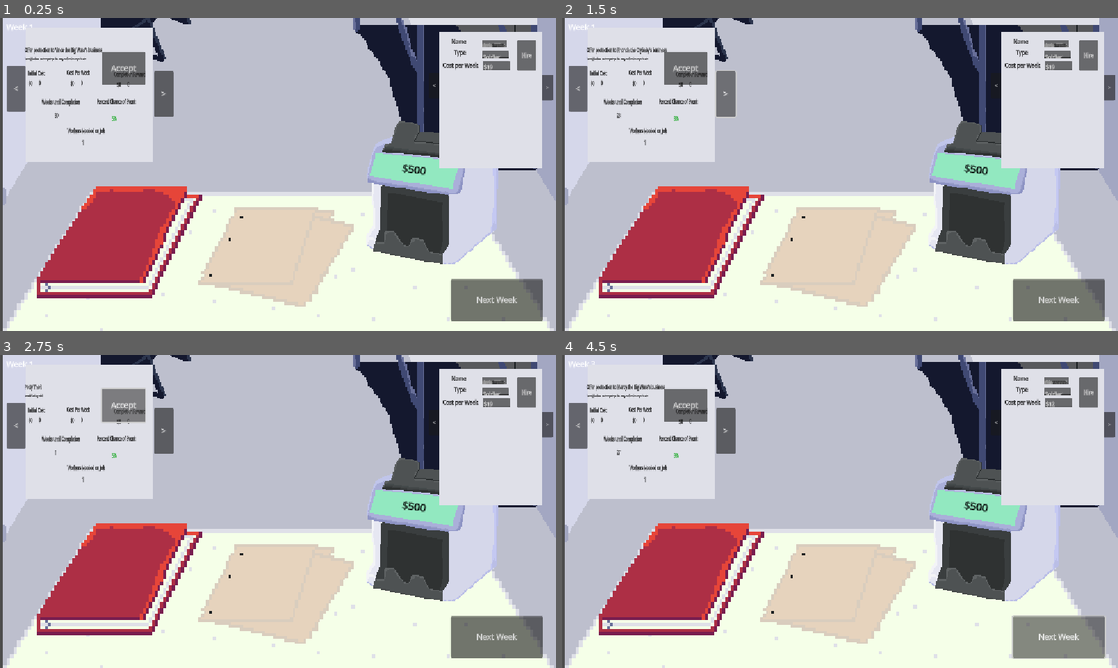
Above: before the commit, frames 1-4 (two rows, left to right).
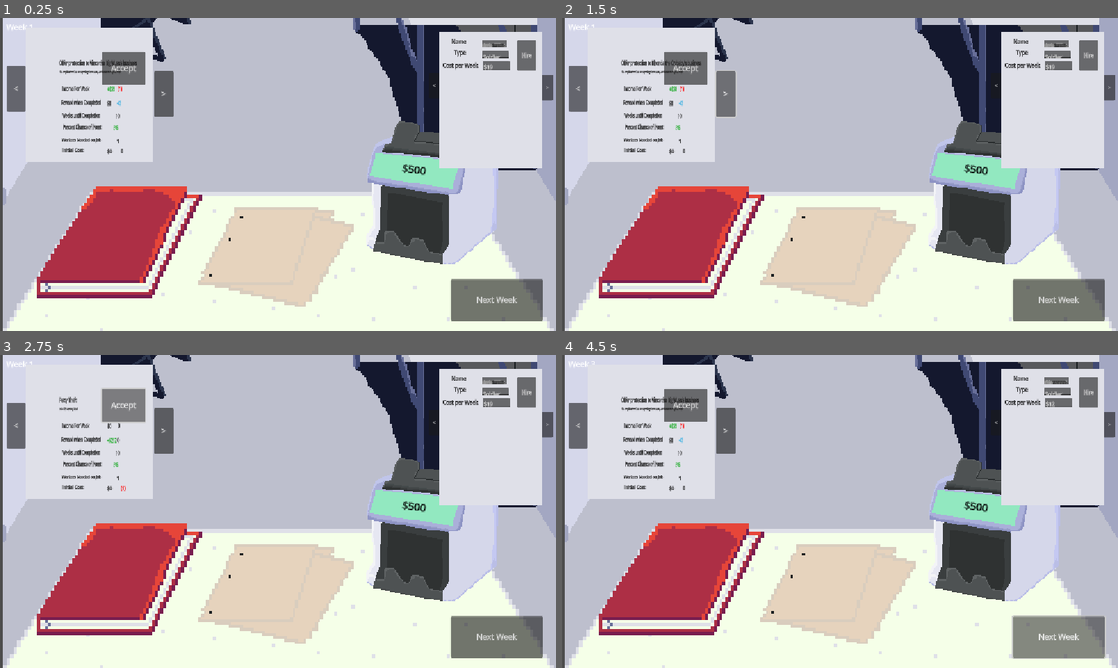
Above: after the commit, the same moments.

Repository: deruitda/ludum-dare-58
Game: Godot game, scene res://main.tscn
The game is run twice, just before and just after one commit, with the same random seed, the same clock (stepped at 60 frames per second) and the same inputs.
Inputs:
- Up to frame 1 (0.25 s): no input
- Up to frame 2 (1.5 s): click "<" at 0.5 s; click ">" at 1.25 s
- Up to frame 3 (2.75 s): click "Accept" at 2 s
- Up to frame 4 (4.5 s): click "Accept" at 2.75 s; click "Next Week" at 3.5 s; click "Next Week" at 4.25 s

The runs differ from the first frame. In frame 1, 1.4% of the frame differs, in the area x 4-27%, y 9-44%; in frame 2, 1.4%; in frame 3, 1.0%; in frame 4, 1.4%.
Error after the commit: Invalid call. Nonexistent function 'set_income_stream' in base 'Nil'. (res://managers/IncomeStreamsManagers/potential_income_stream_manager.gd:30)

Commit message:
moving to potential income stream

Diff:
--- a/desk/potential_income_stream_binder.gd
+++ b/desk/potential_income_stream_binder.gd
@@ -3,7 +3,7 @@
 @export var paginator: Paginator
 @export var no_jobs_available_control: Control
 @export var jobs_available_control: Control
-@export var income_stream_view: IncomeStreamView
+@onready var potential_income_stream_view: PotentialIncomeStreamView = $JobsAvailableControl/PotentialIncomeStreamView
 
 func _ready() -> void:
 	PotentialIncomeStreamManager.income_stream_accepted.connect(_on_income_stream_accepted)
@@ -38,7 +38,7 @@
 func set_income_stream_view() -> void:
 	var has_items = paginator.has_items()
 	if paginator.has_items():
-		income_stream_view.set_income_stream(paginator.get_current_item() as IncomeStream)
+		potential_income_stream_view.set_income_stream(paginator.get_current_item() as IncomeStream)
 
 func _on_accept_income_stream_button_button_up() -> void:
 	PotentialIncomeStreamManager.accept_income_stream_by_index(paginator.current_index)
--- a/desk/potential_income_stream_binder.tscn
+++ b/desk/potential_income_stream_binder.tscn
@@ -4,14 +4,13 @@
 [ext_resource type="PackedScene" uid="uid://dbwt8k6axdtsr" path="res://ui/paper.tscn" id="2_2rux7"]
 [ext_resource type="PackedScene" uid="uid://bq8o5jne4yws1" path="res://utilities/paginator.tscn" id="3_1accn"]
 [ext_resource type="LabelSettings" uid="uid://djkpwc0lasqli" path="res://desk/Resumes/resume_label.tres" id="4_koybo"]
-[ext_resource type="PackedScene" uid="uid://euex01opw2ii" path="res://ui/income_stream_view.tscn" id="5_u46w4"]
+[ext_resource type="PackedScene" uid="uid://p2oglqfj1668" path="res://ui/potential_income_stream_view.tscn" id="5_2rux7"]
 
-[node name="PotentialIncomeStreamBinder" type="Node2D" node_paths=PackedStringArray("paginator", "no_jobs_available_control", "jobs_available_control", "income_stream_view")]
+[node name="PotentialIncomeStreamBinder" type="Node2D" node_paths=PackedStringArray("paginator", "no_jobs_available_control", "jobs_available_control")]
 script = ExtResource("1_41x14")
 paginator = NodePath("Paginator")
 no_jobs_available_control = NodePath("NoPotentialJobsControl")
 jobs_available_control = NodePath("JobsAvailableControl")
-income_stream_view = NodePath("JobsAvailableControl/IncomeStreamView")
 
 [node name="Paper" parent="." instance=ExtResource("2_2rux7")]
 
@@ -57,8 +56,7 @@
 offset_right = 83.0
 offset_bottom = -4.0
 
-[node name="IncomeStreamView" parent="JobsAvailableControl" instance=ExtResource("5_u46w4")]
-position = Vector2(-43, -15)
+[node name="PotentialIncomeStreamView" parent="JobsAvailableControl" instance=ExtResource("5_2rux7")]
 
 [node name="AcceptIncomeStreamButton" type="Button" parent="JobsAvailableControl"]
 layout_mode = 0
--- a/scenes/binder/individual_income_stream_page.tscn
+++ b/scenes/binder/individual_income_stream_page.tscn
@@ -1,10 +1,11 @@
-[gd_scene load_steps=6 format=3 uid="uid://og67qjuev08k"]
+[gd_scene load_steps=7 format=3 uid="uid://og67qjuev08k"]
 
 [ext_resource type="Script" uid="uid://d22do6aaw1qih" path="res://scenes/binder/individual_income_stream_page.gd" id="1_vns1v"]
 [ext_resource type="LabelSettings" uid="uid://djkpwc0lasqli" path="res://desk/Resumes/resume_label.tres" id="2_vns1v"]
 [ext_resource type="PackedScene" uid="uid://b5kfuahvbhjn1" path="res://ui/capacity_row.tscn" id="4_vns1v"]
 [ext_resource type="PackedScene" uid="uid://bwey7fsjlbv0i" path="res://scenes/binder/idle_event_view.tscn" id="5_dcgje"]
 [ext_resource type="LabelSettings" uid="uid://di5o3x4joi7mt" path="res://desk/Resumes/danger_label.tres" id="6_1om3t"]
+[ext_resource type="PackedScene" uid="uid://euex01opw2ii" path="res://ui/income_stream_view.tscn" id="6_midxx"]
 
 [node name="IndividualIncomeStreamPage" type="Control" node_paths=PackedStringArray("capacity_row")]
 layout_mode = 3
@@ -15,8 +16,8 @@
 
 [node name="VBoxContainer" type="Control" parent="."]
 anchors_preset = 0
-offset_left = 0.21499395
-offset_right = 139.53831
+offset_left = 0.4294948
+offset_right = 139.7528
 offset_bottom = 129.37003
 scale = Vector2(0.9433105, 1.0702332)
 
@@ -31,29 +32,6 @@
 text = "Debt Collection"
 label_settings = ExtResource("2_vns1v")
 vertical_alignment = 1
-
-[node name="HBoxContainer2" type="HBoxContainer" parent="VBoxContainer"]
-layout_mode = 0
-offset_left = 39.0
-offset_top = 26.0
-offset_right = 93.0
-offset_bottom = 32.0
-size_flags_horizontal = 4
-size_flags_vertical = 4
-
-[node name="WeeklyIncomeLabel" type="Label" parent="VBoxContainer/HBoxContainer2"]
-layout_mode = 2
-size_flags_horizontal = 4
-theme_override_colors/font_color = Color(0, 0, 0, 1)
-theme_override_font_sizes/font_size = 5
-text = "Weekly Income:"
-
-[node name="WeeklyIncomeValueLabel" type="Label" parent="VBoxContainer/HBoxContainer2"]
-layout_mode = 2
-size_flags_horizontal = 4
-theme_override_colors/font_color = Color(0, 0, 0, 1)
-theme_override_font_sizes/font_size = 5
-text = "$100"
 
 [node name="CapacityRow" parent="VBoxContainer" instance=ExtResource("4_vns1v")]
 custom_minimum_size = Vector2(50, 50)
@@ -100,6 +78,10 @@
 text = "This has been resolved!"
 label_settings = ExtResource("2_vns1v")
 
+[node name="IncomeStreamView" parent="VBoxContainer" instance=ExtResource("6_midxx")]
+position = Vector2(8.195501, 22.900906)
+scale = Vector2(0.108816534, 0.18626152)
+
 [node name="BackButton" type="Button" parent="."]
 layout_mode = 0
 offset_left = 3.865453
--- /dev/null
+++ b/ui/current_individual_income_stream_view.tscn
@@ -0,0 +1,8 @@
+[gd_scene load_steps=2 format=3 uid="uid://36t6gqwmuk66"]
+
+[ext_resource type="PackedScene" uid="uid://euex01opw2ii" path="res://ui/income_stream_view.tscn" id="1_t25uk"]
+
+[node name="CurrentIndividualIncomeStreamView" type="Node2D"]
+
+[node name="IncomeStreamView" parent="." instance=ExtResource("1_t25uk")]
+position = Vector2(13, 3)
--- a/ui/income_stream_view.gd
+++ b/ui/income_stream_view.gd
@@ -6,25 +6,18 @@
 @onready var name_label: Label = $Control2/NameLabel
 @onready var description_label: Label = $Control2/DescriptionLabel
 
-@onready var initial_cost_view: CostView = $Control/InitialCostControl/InitialCostView
 @onready var per_week_cost_view: CostView = $Control/PerWeekControl/PerWeekCostView
 @onready var completion_reward_control_view: CostView = $Control/CompletionRewardControl/CompletionRewardControlView
 
-@onready var weeks_left_value: Label = $Control/WeeksLeftValue
 
 @onready var percentage_label: PercentageLabel = $Control/PercentageLabel
-@onready var workers_needed_value: Label = $Control/WorkersNeededValue
 
 func set_income_stream(new_income_stream: IncomeStream):
 	income_stream = new_income_stream
 	name_label.text = income_stream.income_stream_name
 	description_label.text = income_stream.description
 
-	initial_cost_view.set_cost(new_income_stream.initial_cost)
 	per_week_cost_view.set_cost(income_stream.weekly_return_cost)
 	completion_reward_control_view.set_cost(income_stream.completed_return_cost)
 
-	weeks_left_value.text = str(income_stream.duration_in_weeks)
 	percentage_label.set_percentage(income_stream.percent_chance_of_event)
-
-	workers_needed_value.text = str(income_stream.capacity)
--- a/ui/income_stream_view.tscn
+++ b/ui/income_stream_view.tscn
@@ -44,29 +44,6 @@
 offset_right = 21.0
 offset_bottom = 65.0
 
-[node name="InitialCostControl" type="Control" parent="Control"]
-anchors_preset = 0
-offset_left = 8.0
-offset_top = 10.0
-offset_right = 48.0
-offset_bottom = 50.0
-
-[node name="IntialCostLabel" type="Label" parent="Control/InitialCostControl"]
-layout_mode = 0
-offset_left = 43.0
-offset_top = 34.0
-offset_right = 126.0
-offset_bottom = 57.0
-text = "Initial Cost"
-label_settings = ExtResource("2_b5ulf")
-
-[node name="InitialCostView" parent="Control/InitialCostControl" instance=ExtResource("3_4jaii")]
-layout_mode = 0
-offset_left = 47.0
-offset_top = 63.0
-offset_right = 47.0
-offset_bottom = 63.0
-
 [node name="PerWeekControl" type="Control" parent="Control"]
 anchors_preset = 0
 offset_left = 212.0
@@ -76,26 +53,26 @@
 
 [node name="PerWeekCostLabel" type="Label" parent="Control/PerWeekControl"]
 layout_mode = 0
-offset_left = 30.0
-offset_top = 32.0
-offset_right = 141.0
-offset_bottom = 55.0
-text = "Cost Per Week"
+offset_left = -164.79767
+offset_top = 40.515873
+offset_right = -53.79767
+offset_bottom = 63.515873
+text = "Income Per Week"
 label_settings = ExtResource("2_b5ulf")
 
 [node name="PerWeekCostView" parent="Control/PerWeekControl" instance=ExtResource("3_4jaii")]
 layout_mode = 0
-offset_left = 47.0
-offset_top = 63.0
-offset_right = 47.0
-offset_bottom = 63.0
+offset_left = 58.470806
+offset_top = 41.888885
+offset_right = 58.470806
+offset_bottom = 41.888885
 
 [node name="CompletionRewardControl" type="Control" parent="Control"]
 anchors_preset = 0
-offset_left = 439.0
-offset_top = 14.0
-offset_right = 479.0
-offset_bottom = 54.0
+offset_left = 11.949417
+offset_top = 57.380955
+offset_right = 51.949417
+offset_bottom = 97.38095
 
 [node name="CompletionRewardControlLabel" type="Label" parent="Control/CompletionRewardControl"]
 layout_mode = 0
@@ -103,64 +80,46 @@
 offset_top = 33.0
 offset_right = 143.0
 offset_bottom = 56.0
-text = "Completion Reward"
+text = "Reward when Completed"
 label_settings = ExtResource("2_b5ulf")
 
 [node name="CompletionRewardControlView" parent="Control/CompletionRewardControl" instance=ExtResource("3_4jaii")]
 layout_mode = 0
-offset_left = 47.0
-offset_top = 63.0
-offset_right = 47.0
-offset_bottom = 63.0
+offset_left = 256.1712
+offset_top = 35.698414
+offset_right = 256.1712
+offset_bottom = 35.698414
 
 [node name="WeeksLeftLabel" type="Label" parent="Control"]
 layout_mode = 0
-offset_left = 121.0
-offset_top = 126.0
-offset_right = 305.0
-offset_bottom = 149.0
+offset_left = 49.552536
+offset_top = 127.40477
+offset_right = 233.55254
+offset_bottom = 150.40477
 text = "Weeks until Completion"
 label_settings = ExtResource("2_b5ulf")
 
 [node name="WeeksLeftValue" type="Label" parent="Control"]
 layout_mode = 0
-offset_left = 182.0
-offset_top = 164.0
-offset_right = 290.0
-offset_bottom = 187.0
+offset_left = 310.4241
+offset_top = 128.77779
+offset_right = 418.4241
+offset_bottom = 151.77779
 text = "10"
-label_settings = ExtResource("2_b5ulf")
-
-[node name="WorkersNeededLabel" type="Label" parent="Control"]
-layout_mode = 0
-offset_left = 244.61868
-offset_top = 208.4127
-offset_right = 428.61868
-offset_bottom = 231.4127
-text = "Workers Needed on Job"
-label_settings = ExtResource("2_b5ulf")
-
-[node name="WorkersNeededValue" type="Label" parent="Control"]
-layout_mode = 0
-offset_left = 315.1245
-offset_top = 241.36508
-offset_right = 423.1245
-offset_bottom = 264.3651
-text = "1"
 label_settings = ExtResource("2_b5ulf")
 
 [node name="LabelForPercentage" type="Label" parent="Control"]
 layout_mode = 0
-offset_left = 387.0
-offset_top = 125.0
-offset_right = 571.0
-offset_bottom = 148.0
+offset_left = 51.90274
+offset_top = 160.35715
+offset_right = 239.90274
+offset_bottom = 183.35715
 text = "Percent Chance of Event"
 label_settings = ExtResource("2_b5ulf")
 
 [node name="PercentageLabel" parent="Control" instance=ExtResource("5_v03va")]
 layout_mode = 0
-offset_left = 460.0
-offset_top = 173.0
-offset_right = 500.0
-offset_bottom = 196.0
+offset_left = 298.67316
+offset_top = 161.73015
+offset_right = 338.67316
+offset_bottom = 184.73015
--- /dev/null
+++ b/ui/potential_income_stream_view.gd
@@ -0,0 +1,16 @@
+extends Node2D
+class_name PotentialIncomeStreamView
+
+@onready var income_stream: IncomeStream
+
+@onready var workers_needed_value: Label = $Control/WorkersNeededValue
+@onready var initial_cost_view: CostView = $Control/InitialCostControl/InitialCostView
+
+@onready var income_stream_view: IncomeStreamView = $IncomeStreamView
+
+func set_income_stream(new_income_stream: IncomeStream):
+	income_stream = new_income_stream
+
+	initial_cost_view.set_cost(new_income_stream.initial_cost)
+	workers_needed_value.text = str(income_stream.capacity)
+	income_stream_view.set_income_stream(income_stream)
--- /dev/null
+++ b/ui/potential_income_stream_view.tscn
@@ -0,0 +1,65 @@
+[gd_scene load_steps=5 format=3 uid="uid://p2oglqfj1668"]
+
+[ext_resource type="Script" uid="uid://cwly5c1cf7i3s" path="res://ui/potential_income_stream_view.gd" id="1_751ya"]
+[ext_resource type="PackedScene" uid="uid://euex01opw2ii" path="res://ui/income_stream_view.tscn" id="1_x65xp"]
+[ext_resource type="LabelSettings" uid="uid://djkpwc0lasqli" path="res://desk/Resumes/resume_label.tres" id="2_751ya"]
+[ext_resource type="PackedScene" uid="uid://c77i2c6uu0f33" path="res://ui/cost_view.tscn" id="3_2pcvr"]
+
+[node name="PotentialIncomeStreamView" type="Node2D"]
+script = ExtResource("1_751ya")
+
+[node name="IncomeStreamView" parent="." instance=ExtResource("1_x65xp")]
+position = Vector2(29, 12)
+
+[node name="Control" type="Control" parent="."]
+layout_mode = 3
+anchors_preset = 0
+offset_left = 38.0
+offset_top = 30.0
+offset_right = 78.0
+offset_bottom = 70.0
+
+[node name="WorkersNeededLabel" type="Label" parent="Control"]
+layout_mode = 0
+offset_left = 3.000001
+offset_top = 146.00002
+offset_right = 187.0
+offset_bottom = 169.00003
+scale = Vector2(0.4482012, 0.49422494)
+text = "Workers Needed on Job"
+label_settings = ExtResource("2_751ya")
+
+[node name="WorkersNeededValue" type="Label" parent="Control"]
+layout_mode = 0
+offset_left = 117.0
+offset_top = 147.0
+offset_right = 225.0
+offset_bottom = 170.00003
+scale = Vector2(0.6329248, 0.6329248)
+text = "1"
+label_settings = ExtResource("2_751ya")
+
+[node name="InitialCostControl" type="Control" parent="Control"]
+anchors_preset = 0
+offset_left = 94.20622
+offset_top = 253.72221
+offset_right = 134.20622
+offset_bottom = 293.72223
+
+[node name="IntialCostLabel" type="Label" parent="Control/InitialCostControl"]
+layout_mode = 0
+offset_left = -90.20622
+offset_top = -86.72223
+offset_right = -7.2062225
+offset_bottom = -63.72223
+scale = Vector2(0.53114843, 0.53114843)
+text = "Initial Cost"
+label_settings = ExtResource("2_751ya")
+
+[node name="InitialCostView" parent="Control/InitialCostControl" instance=ExtResource("3_2pcvr")]
+layout_mode = 0
+offset_left = 2.7937698
+offset_top = -84.72224
+offset_right = 2.7937698
+offset_bottom = -84.72224
+scale = Vector2(0.5609052, 0.5609052)
--- a/utilities/cost.gd
+++ b/utilities/cost.gd
@@ -1,8 +1,14 @@
 extends Node
 class_name Cost
 
-@onready var cost: int = 0
-@onready var respect: int = 0
+@export var cost: int
+@export var respect: int
+
+func _ready() -> void:
+	if cost == null:
+		cost = 0
+	if respect == null:
+		respect = 0
 
 func set_cost(new_cost: int) -> void:
 	cost = new_cost
Not shown, added: ui/potential_income_stream_view.gd.uid
